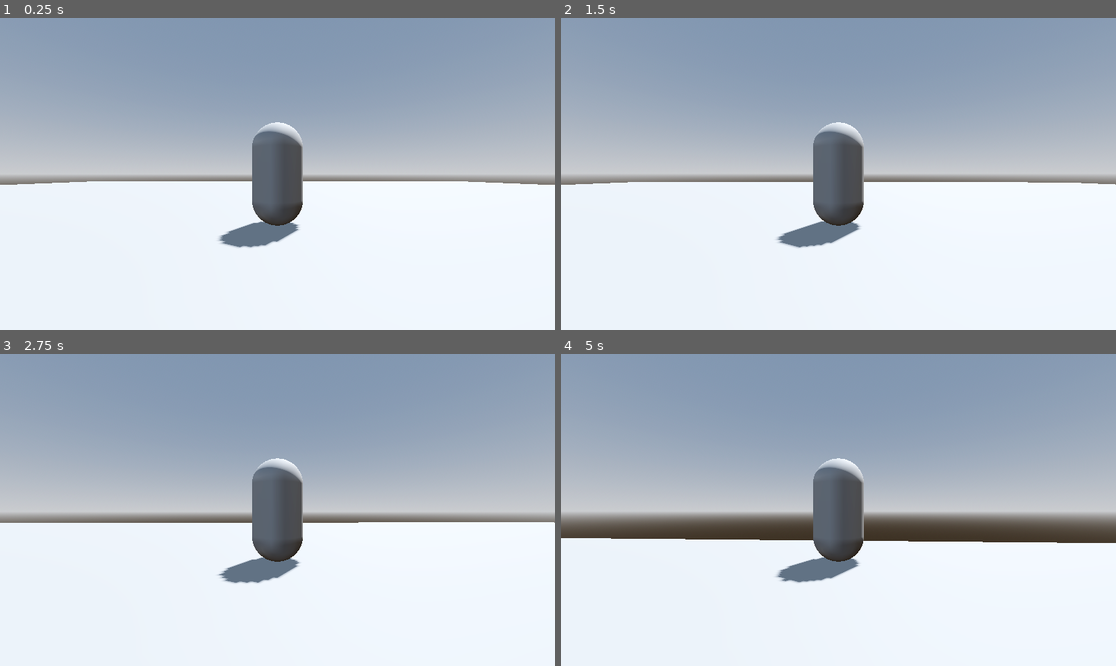
Above: before the commit, frames 1-4 (two rows, left to right).
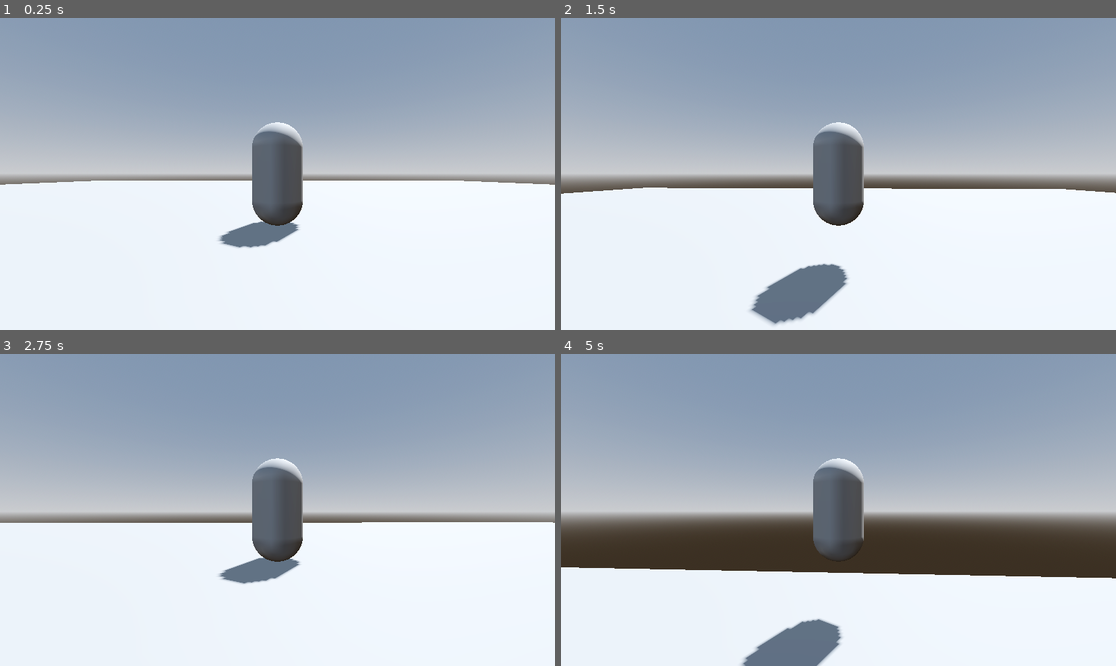
Above: after the commit, the same moments.

Repository: GitarrShredder/3D-RPG
Game: Godot game, scene res://Levels/level.tscn
Same seed, same stepped clock (60 frames per second), same inputs: the game is played once before the commit and once after it. The project has no main scene, so this scene is started directly.
Inputs (mouse positions are in pixels of both pictures, inside the frame that each line leads up to):
- Up to frame 1 (0.25 s): no input
- Up to frame 2 (1.5 s): tap Enter at 0.5 s; move the mouse to (866, 174) at 0.52 s; hold W (move_forward) from 0.53 s (still down); tap Space (Jump, bound only after the commit) at 0.77 s; move the mouse to (810, 174) at 1.27 s
- Up to frame 3 (2.75 s): keep holding W (move_forward); tap Space (Jump, bound only after the commit) at 1.52 s; move the mouse to (288, 503) at 2.02 s
- Up to frame 4 (5 s): keep holding W (move_forward); move the mouse to (832, 516) at 2.77 s; tap Space (Jump, bound only after the commit) at 3.02, 3.77, 4.52 s; move the mouse to (877, 513) at 3.52 s; move the mouse to (794, 506) at 4.27 s

The runs differ from the first frame. In frame 1, 0.2% of the frame differs, in the area x 1-99%, y 34-74%; in frame 2, 4.9%; in frame 3, 0.1%; in frame 4, 12%, in the area x 0-100%, y 59-100%.

Commit message:
Controls and camera follow where player is looking

Diff:
--- a/Player/player.gd
+++ b/Player/player.gd
@@ -35,10 +35,8 @@
 	if Input.is_action_just_pressed("Jump") and is_on_floor():
 		velocity.y = JUMP_VELOCITY
 
-	# Get the input direction and handle the movement/deceleration.
-	# As good practice, you should replace UI actions with custom gameplay actions.
-	var input_dir := Input.get_vector("move_left", "move_right", "move_forward", "move_back")
-	var direction := (transform.basis * Vector3(input_dir.x, 0, input_dir.y)).normalized()
+	var direction := get_movement_direction()
+
 	if direction:
 		velocity.x = direction.x * SPEED
 		velocity.z = direction.z * SPEED
@@ -55,6 +53,11 @@
 		if event is InputEventMouseMotion:
 			_look = -event.relative * mouse_sensitivity
 
+func get_movement_direction()->Vector3:
+	var input_dir := Input.get_vector("move_left", "move_right", "move_forward", "move_back")
+	var input_vector := Vector3(input_dir.x, 0, input_dir.y).normalized()
+	return horizontal_pivot.global_transform.basis * input_vector
+
 
 func frame_camera_rotation() -> void:
 	horizontal_pivot.rotate_y(_look.x)
@@ -66,5 +69,4 @@
 		deg_to_rad(max_boundary)
 		)
 
-	$SpringArm3D.global_transform = vertical_pivot.global_transform
 	_look = Vector2.ZERO
--- a/Player/player.tscn
+++ b/Player/player.tscn
@@ -1,6 +1,7 @@
-[gd_scene load_steps=5 format=3 uid="uid://cbw2n7eaccrau"]
+[gd_scene load_steps=6 format=3 uid="uid://cbw2n7eaccrau"]
 
 [ext_resource type="Script" uid="uid://cict87qwud18y" path="res://Player/player.gd" id="1_l8h54"]
+[ext_resource type="Script" uid="uid://pykrwgps37c7" path="res://Player/smooth_camera_arm.gd" id="2_4ntmi"]
 
 [sub_resource type="CapsuleShape3D" id="CapsuleShape3D_hvfyp"]
 
@@ -17,12 +18,14 @@
 [node name="MeshInstance3D" type="MeshInstance3D" parent="."]
 mesh = SubResource("CapsuleMesh_l8h54")
 
-[node name="SpringArm3D" type="SpringArm3D" parent="."]
+[node name="SmoothCameraArm" type="SpringArm3D" parent="." node_paths=PackedStringArray("target")]
 transform = Transform3D(1, 0, 0, 0, 0.906308, 0.422618, 0, -0.422618, 0.906308, 0, 0, 0)
 shape = SubResource("SeparationRayShape3D_l8h54")
 spring_length = 4.0
+script = ExtResource("2_4ntmi")
+target = NodePath("../HorizontalPivot/VerticalPivot")
 
-[node name="Camera3D" type="Camera3D" parent="SpringArm3D"]
+[node name="Camera3D" type="Camera3D" parent="SmoothCameraArm"]
 
 [node name="HorizontalPivot" type="Node3D" parent="."]
 
--- /dev/null
+++ b/Player/smooth_camera_arm.gd
@@ -0,0 +1,10 @@
+extends SpringArm3D
+
+@export var target: Node3D
+@export var decay: float = 20.0
+
+func _physics_process(delta: float) -> void:
+	global_transform = global_transform.interpolate_with(
+		target.global_transform,
+		1.0 -exp(-decay * delta)
+		)
--- a/project.godot
+++ b/project.godot
@@ -37,12 +37,13 @@
 move_right={
 "deadzone": 0.2,
 "events": [Object(InputEventJoypadMotion,"resource_local_to_scene":false,"resource_name":"","device":-1,"axis":0,"axis_value":1.0,"script":null)
+, Object(InputEventKey,"resource_local_to_scene":false,"resource_name":"","device":-1,"window_id":0,"alt_pressed":false,"shift_pressed":false,"ctrl_pressed":false,"meta_pressed":false,"pressed":false,"keycode":0,"physical_keycode":68,"key_label":0,"unicode":100,"location":0,"echo":false,"script":null)
 ]
 }
 Jump={
 "deadzone": 0.2,
 "events": [Object(InputEventJoypadButton,"resource_local_to_scene":false,"resource_name":"","device":-1,"button_index":0,"pressure":0.0,"pressed":true,"script":null)
-, Object(InputEventKey,"resource_local_to_scene":false,"reso …(131 unchanged characters)… d":false,"keycode":0,"physical_keycode":68,"key_label":0,"unicode":100,"location":0,"echo":false,"script":null)
+, Object(InputEventKey,"resource_local_to_scene":false,"reso …(131 unchanged characters)… d":false,"keycode":0,"physical_keycode":32,"key_label":0,"unicode":32,"location":0,"echo":false,"script":null)
 ]
 }
 
Not shown, added: Player/smooth_camera_arm.gd.uid
